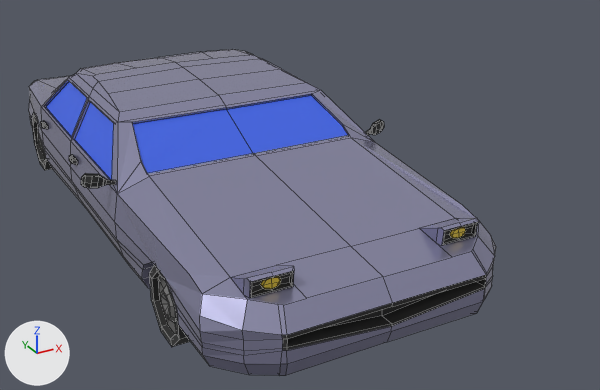
An edit to the Blender file blendFiles/car_element.blend, drawn before and after from the same camera.
The view is the same before and after, from a 50 mm camera at (-5.1, -11.66, 5.21) aimed at (0.82, -0.89, -0.17). Lighting does not change. The marker at lower left points along +X, +Y and +Z. Mesh edges are drawn as thin lines.
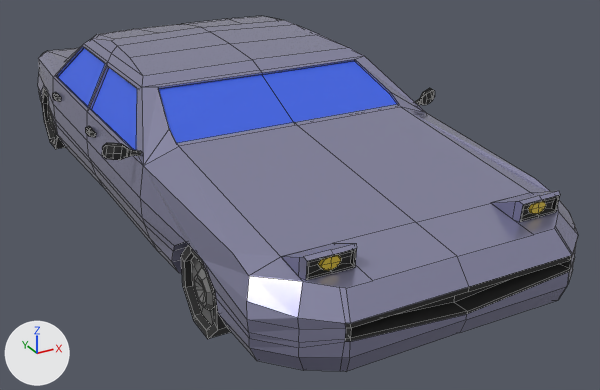
Commit message: added elements

Changed parts and their boxes [x1, y1, x2, y2] in the pictures (600 x 390 px; the box of a moved part takes in the faces that stretch with it):
'Cube', reshaped (16% wider, 9% taller): before [29, 49, 496, 376]; after [38, 16, 578, 371]
part 1 of me_cube_001, moved or reshaped: before [29, 49, 496, 376]; after [38, 16, 578, 371]
part 2 of me_cube_001, moved or reshaped: before [81, 119, 384, 188]; after [102, 88, 435, 160]
part 3 of me_cube_001, moved or reshaped: before [230, 218, 478, 298]; after [281, 191, 560, 280]
part 4 of me_cube_001, moved or reshaped: before [149, 265, 190, 347]; after [181, 245, 231, 339]
part 5 of me_cube_001, moved or reshaped: before [32, 114, 52, 170]; after [42, 88, 66, 149]
part 6 of me_cube_001, added: after [85, 126, 96, 137]
part 7 of me_cube_001, added: after [52, 92, 61, 101]
part 8 of me_cube_001, deleted: before [40, 121, 48, 129]
part 9 of me_cube_001, deleted: before [69, 155, 78, 165]

The change, as a diff of the scene's bpy script:
```diff
--- a/blendFiles/car_element.blend.py
+++ b/blendFiles/car_element.blend.py
@@ me_cube_001 @@
 # used by ob_cube; location = (0.0, 0.0, 0.0)
-me_cube_001.from_pydata(...)  # 502 vertices, 438 faces; spans x 0.0..2.58, y -4.68..5.89, z -1.07..1.39
+me_cube_001.from_pydata(...)  # 494 vertices, 438 faces; spans x 0.0..2.58, y -5.99..4.58, z -0.19..2.27
+# me_cube_001 part 1: the loose piece of 225 vertices spanning x 0.0..2.25, y -4.68..5.89, z -0.78..1.39 is moved by (0.0, -1.3, 0.88)
+# me_cube_001 part 2: the loose piece of 45 vertices spanning x 2.11..2.58, y -0.81..-0.59, z 0.52..0.76 is moved by (0.0, -1.3, 0.88)
+# me_cube_001 part 3: the loose piece of 44 vertices spanning x 1.05..1.68, y -4.21..-3.73, z 0.33..0.58 is moved by (0.0, -1.3, 0.88)
+# me_cube_001 part 4: the loose piece of 64 vertices spanning x 1.45..2.1, y -3.01..-1.95, z -1.06..0.0 is moved by (0.0, -1.3, 0.88)
+# me_cube_001 part 5: the loose piece of 64 vertices spanning x 1.45..2.11, y 4.13..5.19, z -1.07..0.0 is moved by (0.0, -1.3, 0.88)
+# me_cube_001 part 6: a new loose piece of 20 vertices spanning x 2.21..2.3, y -0.31..0.0, z 1.15..1.23, in mat_black (black #353535)
+# me_cube_001 part 7: a new loose piece of 20 vertices spanning x 2.21..2.3, y 1.67..1.99, z 1.15..1.23, in mat_black (black #353535)
+# me_cube_001 part 8: the loose piece of 24 vertices spanning x 2.21..2.3, y 2.98..3.29, z 0.27..0.36 is deleted
+# me_cube_001 part 9: the loose piece of 24 vertices spanning x 2.21..2.3, y 0.99..1.31, z 0.27..0.36 is deleted
 me_cube_001.materials.append(mat_carbody)
```
